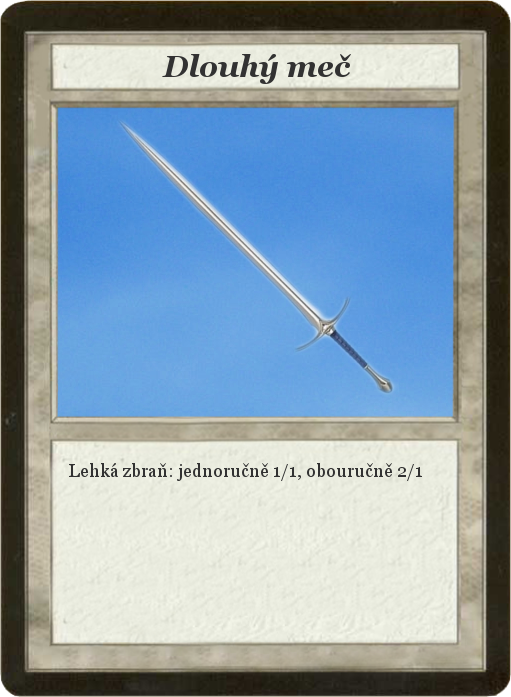
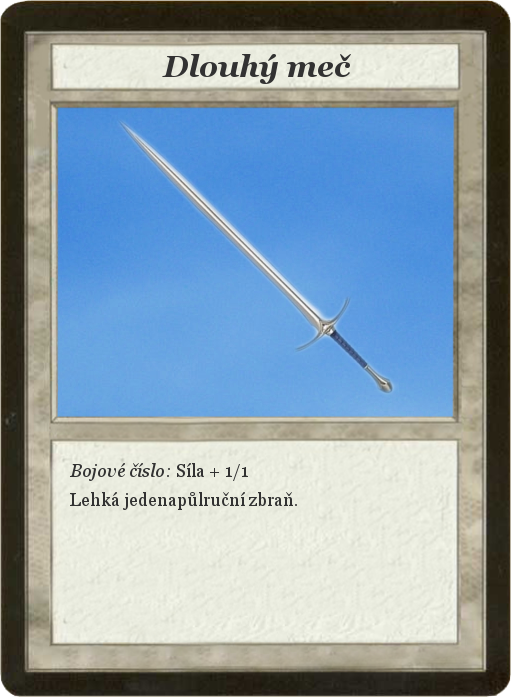
Layers edited between the first and the second 511×697 image:
renamed "Lehká zbraň: jednoručně 1/1, o..." to "Bojové číslo: Síla + 1/1 ...", painted on it over [69, 463, 422, 510]
